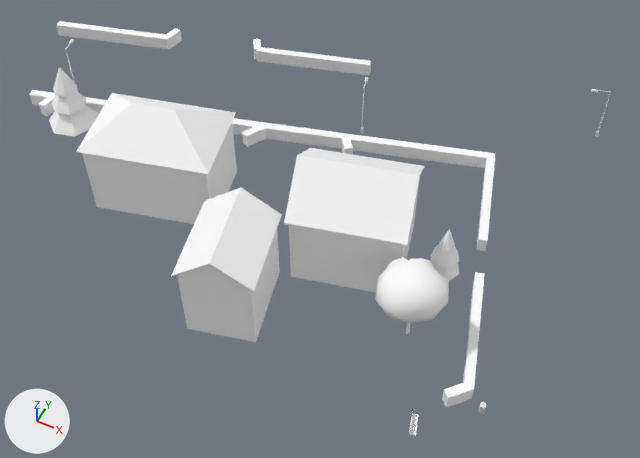
The glTF model cities/arlov-borggatan/pack/tiles/c-6_-10.glb as it was, and as the next commit left it.
Before and after are seen from a 50 mm lens placed at (-300.4, -615.2, 63.7), pointed at (-324.9, -566.3, 2.5). Lighting does not change. The marker at lower left points along +X, +Y and +Z. The older version comes first. Where no turn or scale is listed for an object, it has been applied to the vertices. Vertices at exactly the same position are counted once.

Objects in the first picture: 'SM_Building_w208690574', 'SM_Building_w208690596', 'SM_Building_w208690606', 'SM_Trees_-6_-10', 'SM_Wall_Hedge_-6_-10' and 1 more.
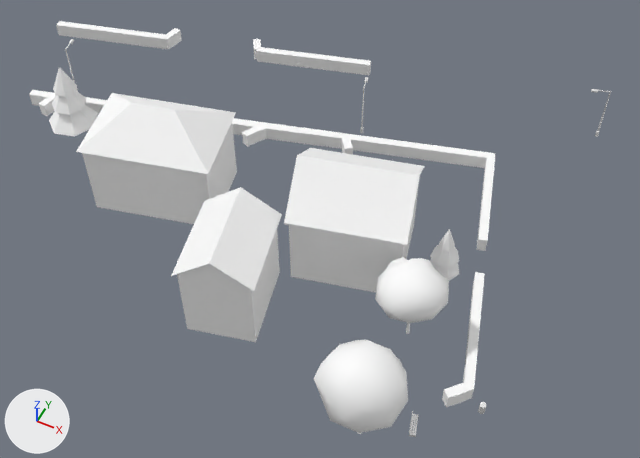
The newer file is also turned or shifted as a whole; pictures and numbers use the older file's frame.

Edits to the bpy script that builds the scene:
```text
Change me_sm_trees__6__10:
    used by ob_sm_trees__6__10; location = (-332.92, -569.68, 6.72)
    remove me_sm_trees__6__10.from_pydata(...)  # 210 vertices, 318 faces; spans x -22.8..22.8, y -6.9..6.9, z -4.3..4.3
    add me_sm_trees__6__10.from_pydata(...)  # 348 vertices, 570 faces; spans x -22.8..23.6, y -17.4..6.9, z -4.2..6.3
    me_sm_trees__6__10 part 1: a new loose piece of 42 vertices spanning x 16.8..23.6, y -17.4..-11.0, z 0.5..6.3, in mat_m_leaf (white #ffffff)
    other edits to the shape of me_sm_trees__6__10 do not show in these pictures
```

What differs and where, as boxes [x1, y1, x2, y2] in the pictures (640 x 458 px):
'SM_Trees_-6_-10', reshaped (37% taller): before [49, 67, 459, 334]; after [49, 67, 459, 434]
part 1 of me_sm_trees__6__10, added: after [314, 340, 408, 433]
